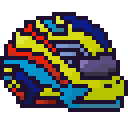
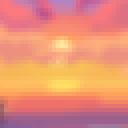
Layer changes from the first 128×128 image to the second:
renamed "Helmet" to "BirdFinal", moved it into group "FINAL" over <box>0,12,128,112</box>
showed group "BG" (2 layers), moved it above "Leg" over <box>0,0,128,128</box>
